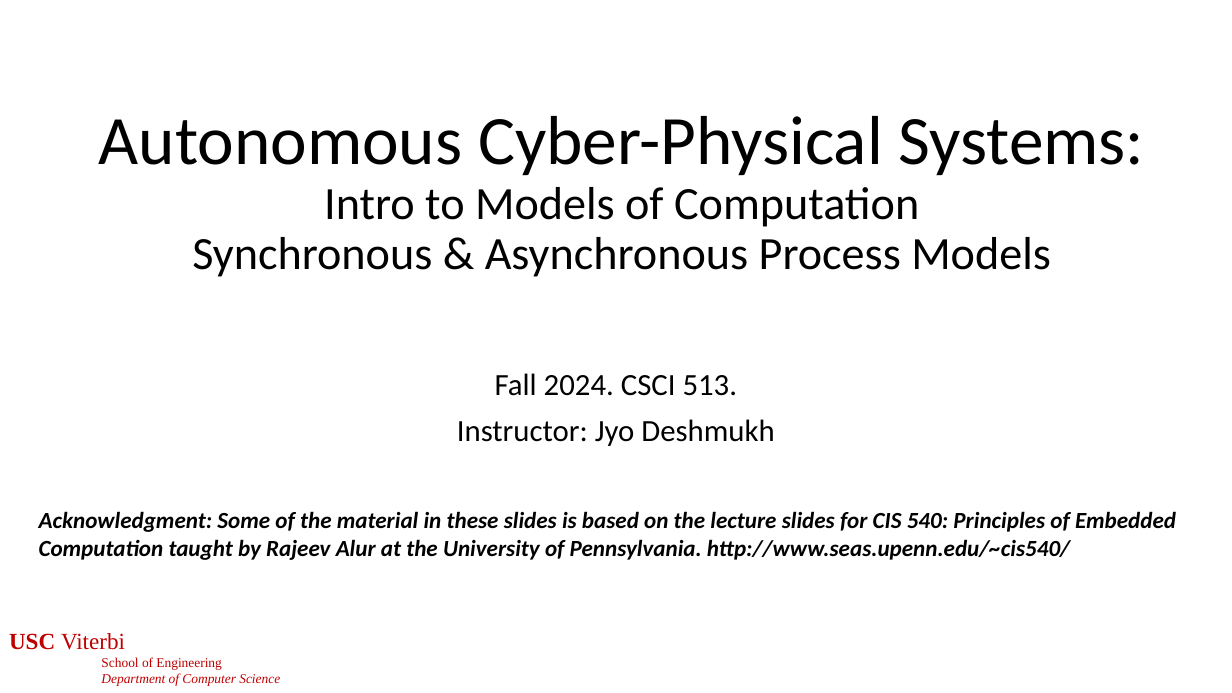
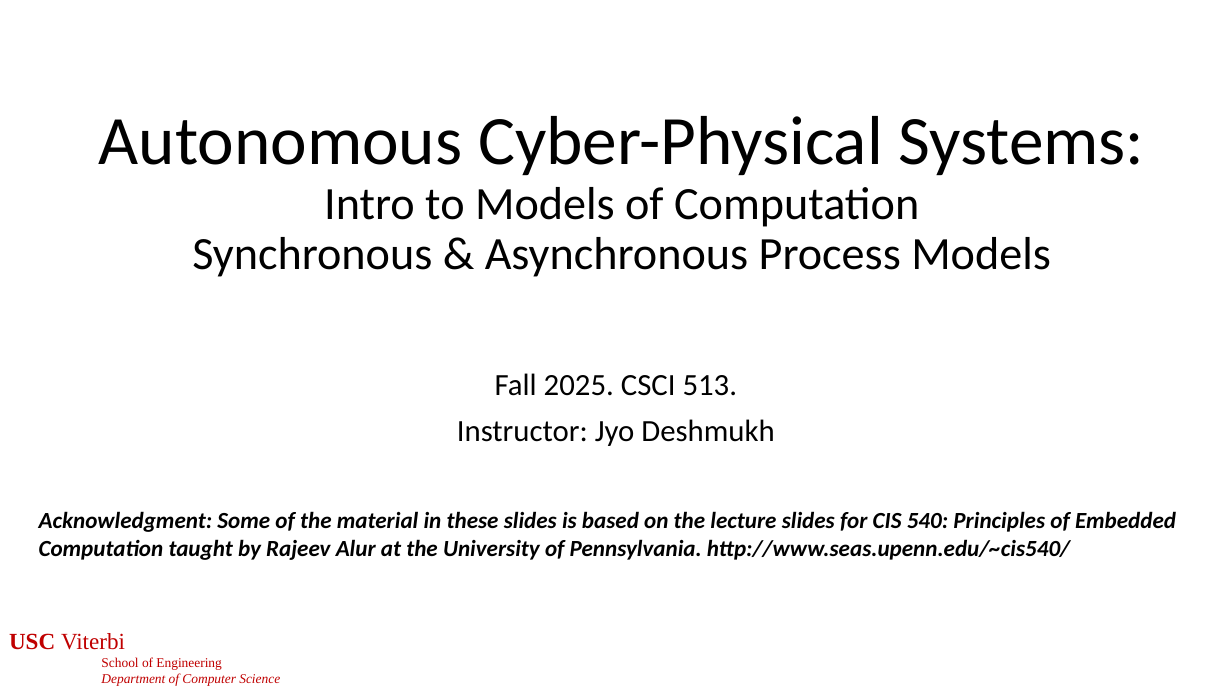
Before and after one commit to jdeshmukh/jdeshmukh.github.io, a slide deck: slide 1 of teaching/cs513-autocps-fall-2025/slides/ModelsOfComputation.pptx. Drawn at 1232x693 pixels with LibreOffice and Linux fonts; fonts in the diff are those of the drawing. Boxes give left, top, right and bottom in pixels: in the first picture for what was removed or moved away, otherwise in the second. Text is boxed around its words. In the diff, an @@ line names an element or a change of style, - is before the commit and + after.

```diff
--- a/teaching/cs513-autocps-fall-2025/slides/ModelsOfComputation.pptx
+++ b/teaching/cs513-autocps-fall-2025/slides/ModelsOfComputation.pptx
@@ subtitle at [495, 373, 738, 396]: text changed @@
-Fall 2024. CSCI 513.
+Fall 2025. CSCI 513.
```
Also in this commit, not shown: 1 other slide changed.
